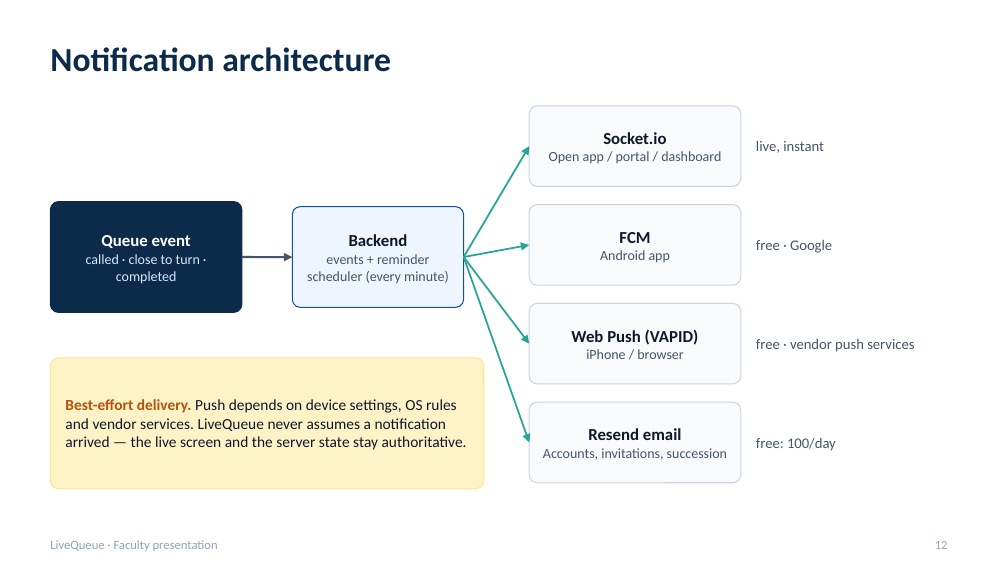
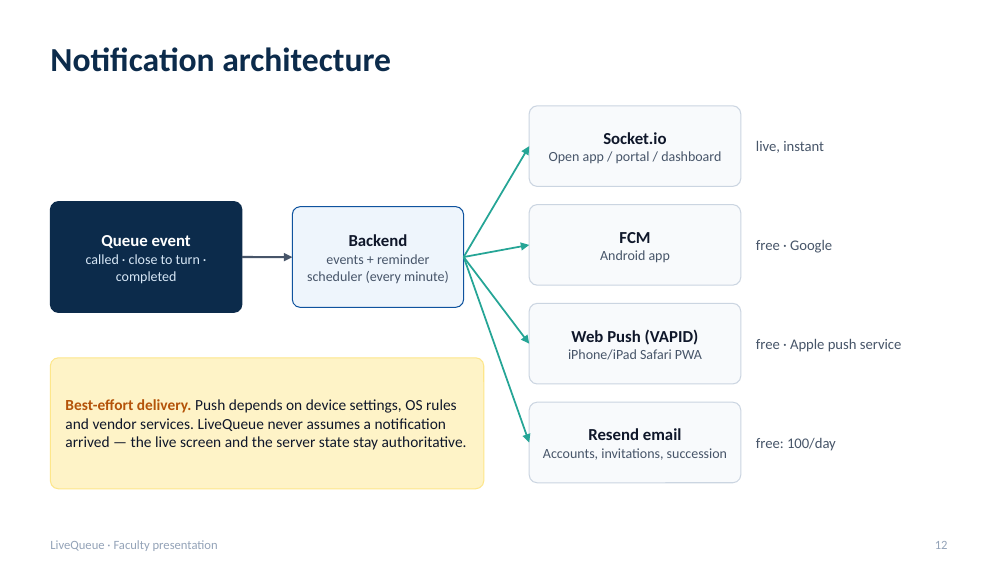
Before and after one commit to TMAn1An/LiveQueueApp, a slide deck: slide 12 of docs/presentation/LiveQueue_Production_Presentation.pptx. Drawn at 1008x567 pixels with LibreOffice and Linux fonts; fonts in the diff are those of the drawing. Boxes give left, top, right and bottom in pixels: in the first picture for what was removed or moved away, otherwise in the second. Text is boxed around its words. In the diff, an @@ line names an element or a change of style, - is before the commit and + after.

```diff
--- a/docs/presentation/LiveQueue_Production_Presentation.pptx
+++ b/docs/presentation/LiveQueue_Production_Presentation.pptx
@@ text at [568, 349, 702, 360]: text changed @@
-iPhone / browser
+iPhone/iPad Safari PWA
@@ text at [756, 339, 902, 352]: text changed @@
-free · vendor push services
+free · Apple push service
```
Also in this commit, not shown: 2 other slides changed, 4 other files.
